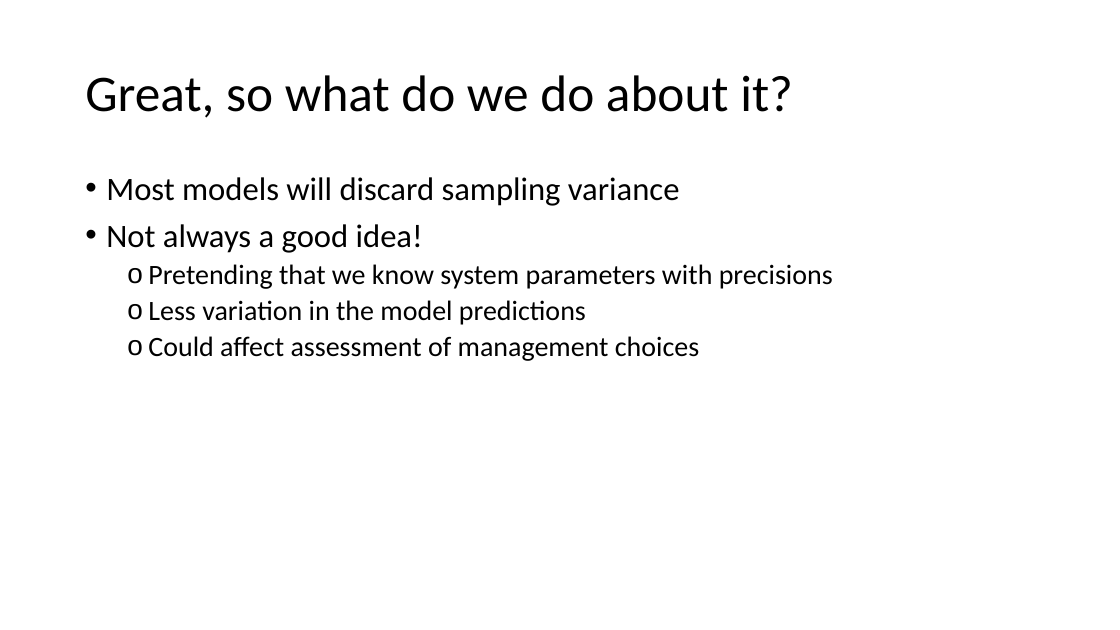
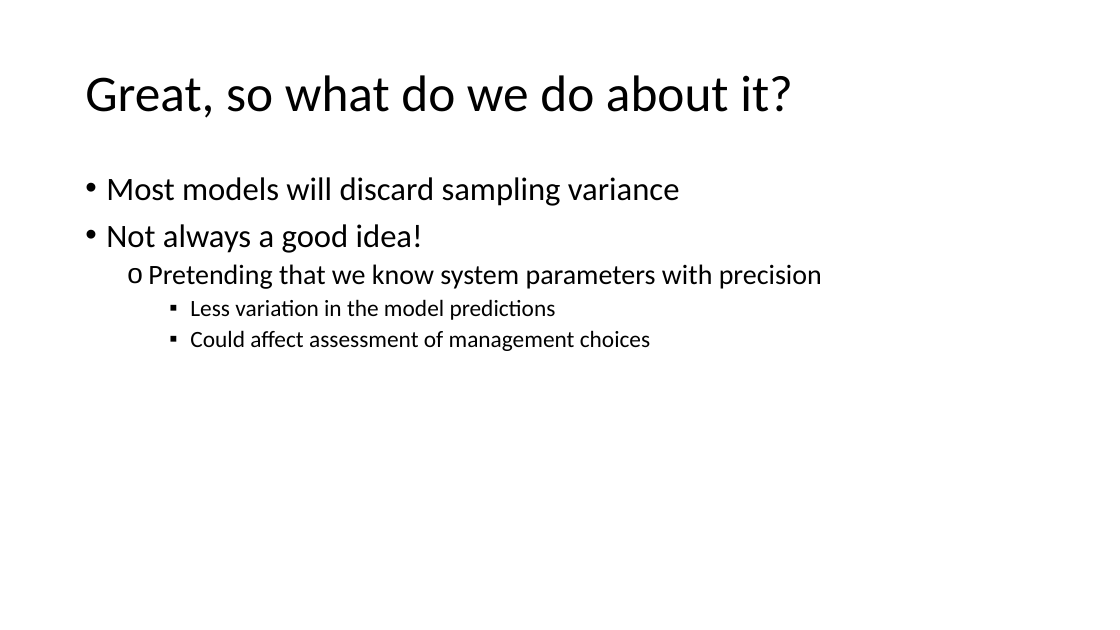
Before and after one commit to ssa200/ssa200.github.io, a slide deck: slide 31 of static/lectures/SSA_Lecture9_MatrixDemPVA.pptx (slide 29 before the commit). Drawn at 1120x630 pixels with LibreOffice and Linux fonts; fonts in the diff are those of the drawing; background and template pictures are left out. Boxes give left, top, right and bottom in pixels: in the first picture for what was removed or moved away, otherwise in the second. Text is boxed around its words. In the diff, an @@ line names an element or a change of style, - is before the commit and + after.

```diff
--- a/static/lectures/SSA_Lecture9_MatrixDemPVA.pptx
+++ b/static/lectures/SSA_Lecture9_MatrixDemPVA.pptx
@@ text at (148, 264, 822, 289): text changed @@
-  o Pretending that we know system parameters with precisions
+  o Pretending that we know system parameters with precision
@@ text at (190, 299, 650, 351): size 24 to 20 pt in "Less variation in the model predictions", "Could affect assessment of management choices"; bullet o to ▪; list level 2 to 3 in "Less variation in the model ..."; list level 2 to 3 in "Could affect assessment of management ..." @@
```
Also in this commit, not shown: 22 other slides changed, 3 slides added, 1 slide removed, 14 other files.
